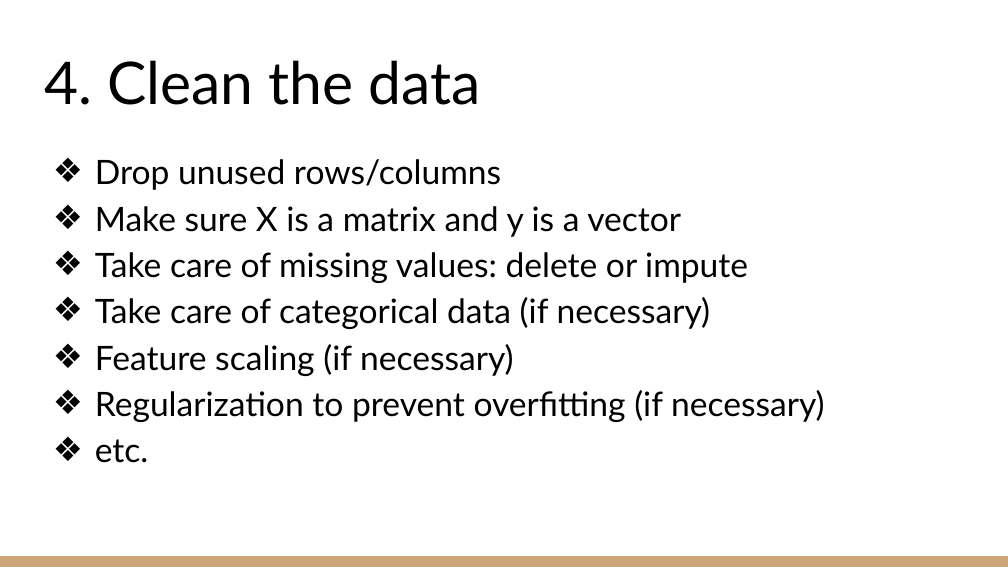
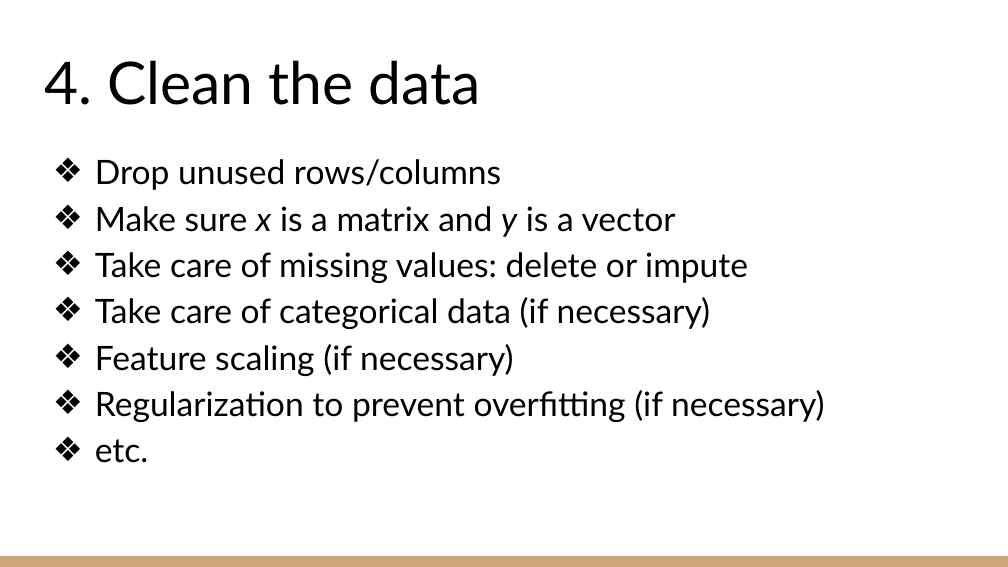
Before and after one commit to MarinaWyss/HertieDataNerds, a slide deck: slide 6 of ProjectExample/Data Science Projects.pptx. Drawn at 1008x567 pixels with LibreOffice and Linux fonts; fonts in the diff are those of the drawing. Boxes give left, top, right and bottom in pixels: in the first picture for what was removed or moved away, otherwise in the second. Text is boxed around its words. In the diff, an @@ line names an element or a change of style, - is before the commit and + after.

```diff
--- a/ProjectExample/Data Science Projects.pptx
+++ b/ProjectExample/Data Science Projects.pptx
@@ text at bbox=[95, 206, 676, 237]: text changed @@
-❖ Make sure X is a matrix and y is a vector
+❖ Make sure x is a matrix and y is a vector
```
Also in this commit, not shown: 4 other slides changed, 1 other file.
